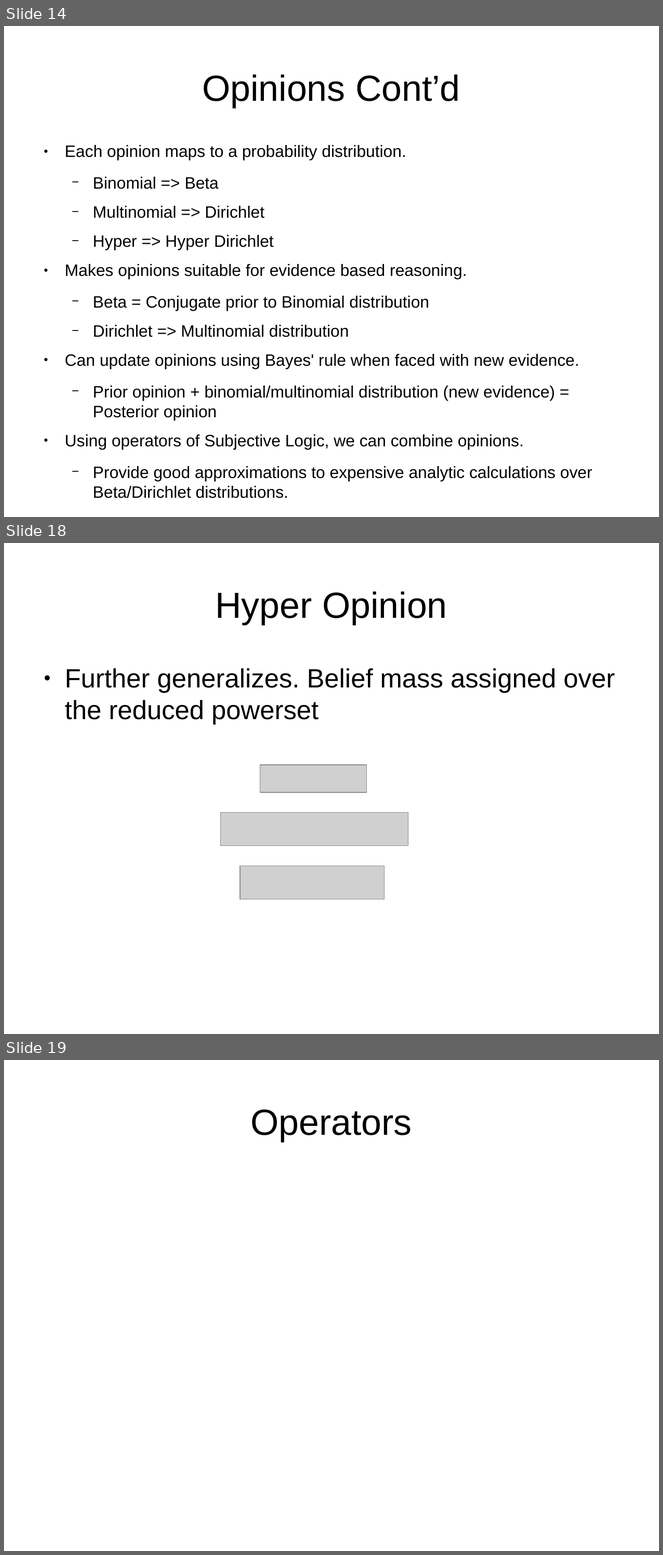
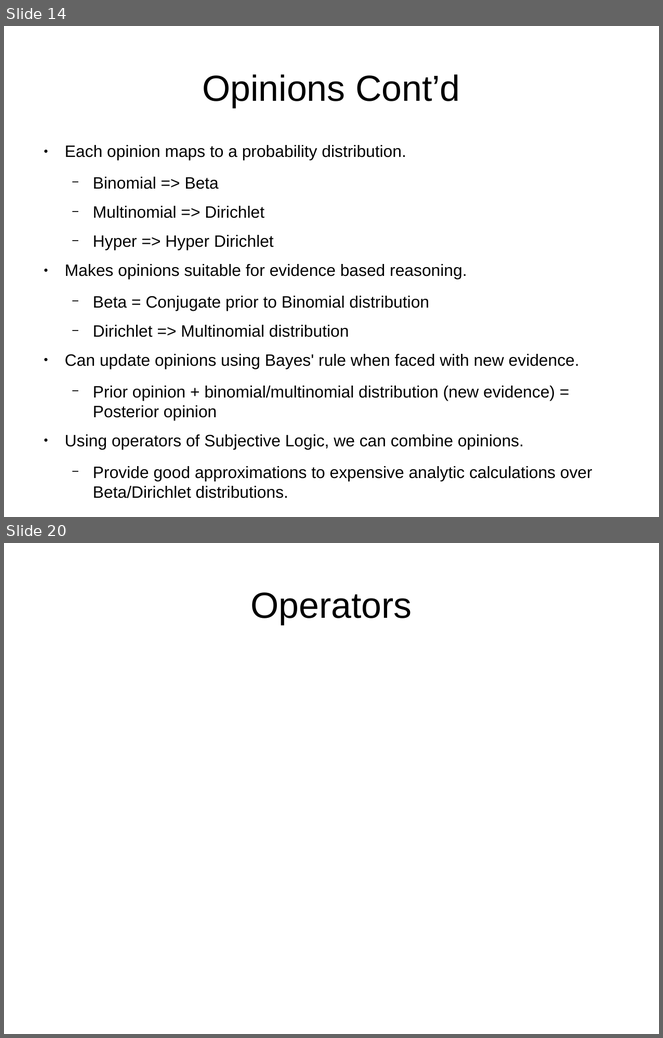
Before and after one commit to bstamour/SLHS, a slide deck: docs/proposal-from-bob.odp. Shown one above the other, each under a label of ours: slides 14, 18 and 19 before the commit, slides 14 and 20 after it; the slides between them are not shown. The pictures are 663x1555 and 663x1038 pixels, drawn with LibreOffice and Linux fonts; fonts in the diff are those of the drawing; grey boxes stand for pictures. Boxes give left, top, right and bottom in pixels: in the first picture for what was removed or moved away, otherwise in the second. Text is boxed around its words. In the diff, an @@ line names an element or a change of style, - is before the commit and + after.

```diff
--- a/docs/proposal-from-bob.odp
+++ b/docs/proposal-from-bob.odp
@@ slide 18 removed at [4,543,659,1034], background #FFFFFF @@
@@ title removed at [216,591,448,625] @@
-Hyper Opinion
@@ text removed at [65,668,615,725] @@
-● Further generalizes. Belief mass assigned over the reduced powerset
@@ picture removed at [260,766,366,793] @@
@@ picture removed at [220,813,408,846] @@
@@ picture removed at [240,866,385,900] @@
@@ what was slide 19 is now slide 20 @@
```
Also in this commit, not shown: 3 slides changed, 2 slides added.
